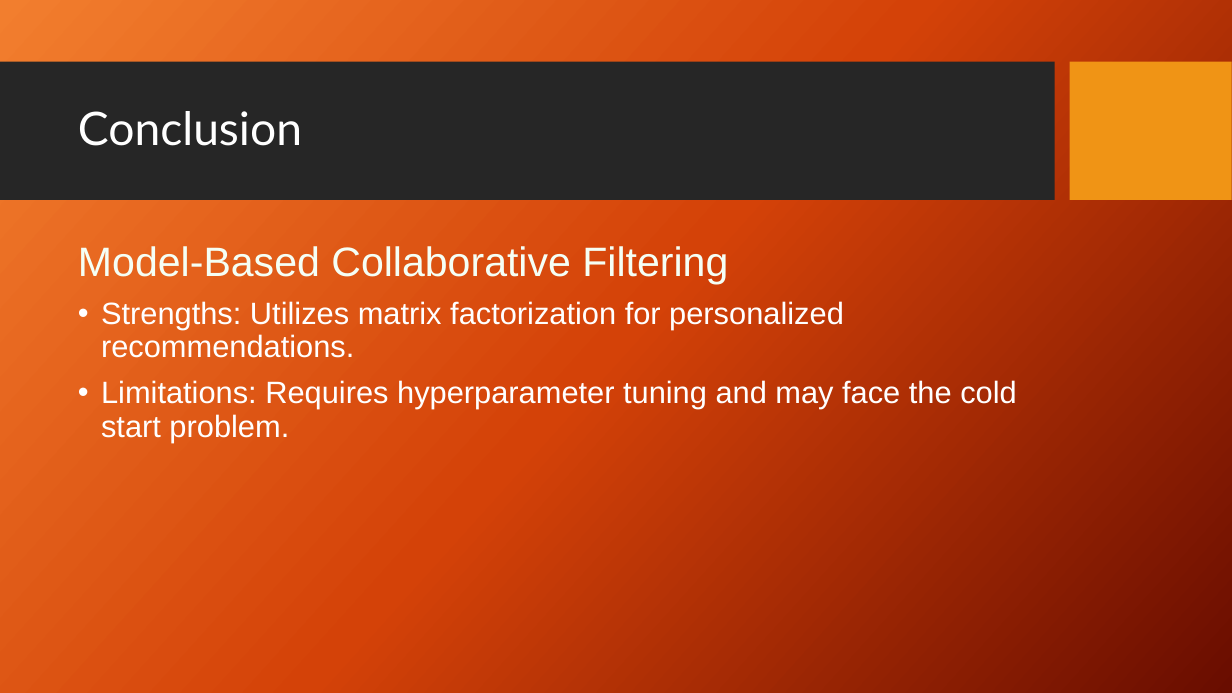
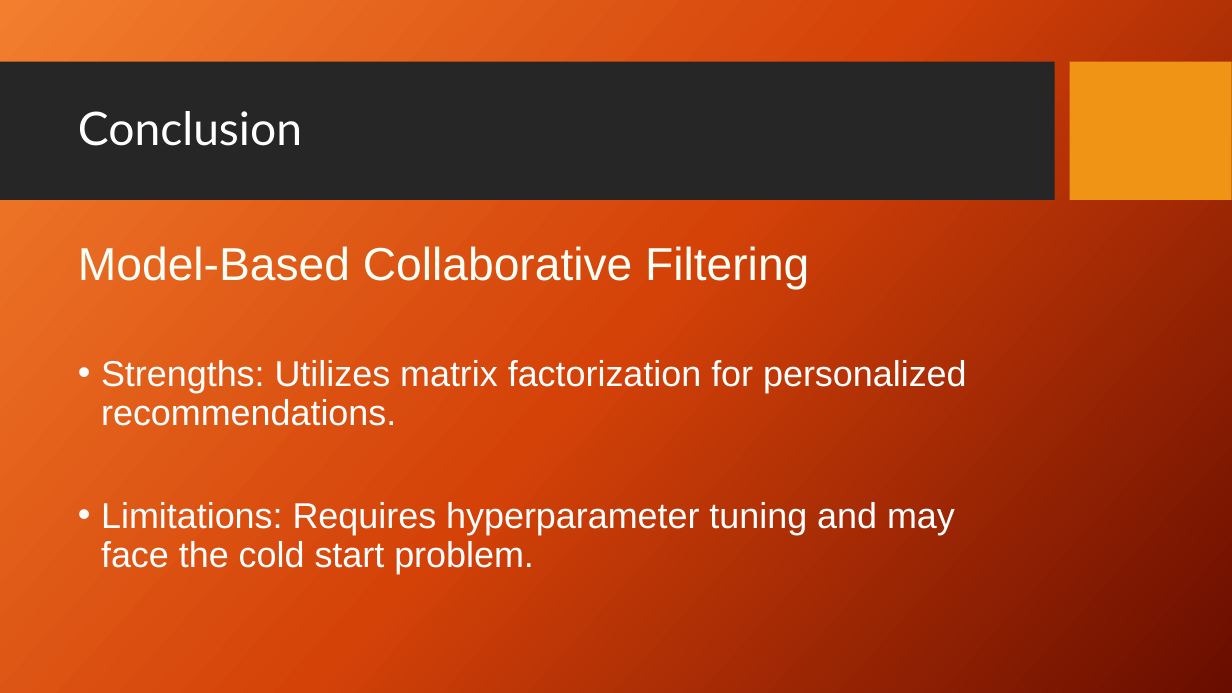
Before and after one commit to djdrjeff/Phase_4_Project, a slide deck: slide 11 of Presentation1.pptx. Drawn at 1232x693 pixels with LibreOffice and Linux fonts; fonts in the diff are those of the drawing; background and template pictures are left out. Boxes give left, top, right and bottom in pixels: in the first picture for what was removed or moved away, otherwise in the second. Text is boxed around its words. In the diff, an @@ line names an element or a change of style, - is before the commit and + after.

```diff
--- a/Presentation1.pptx
+++ b/Presentation1.pptx
@@ text "Model-Based Collaborative Filtering" at [78, 246, 967, 574]: size 32 to 36 pt in "Model-Based Collaborative Filtering"; size 24 to 28 pt in "Strengths: Utilizes matrix factorization for personalized re ...", "Limitations: Requires hyperparameter tuning and may face ..." @@
```
Also in this commit, not shown: 1 other slide changed, 1 other file.
